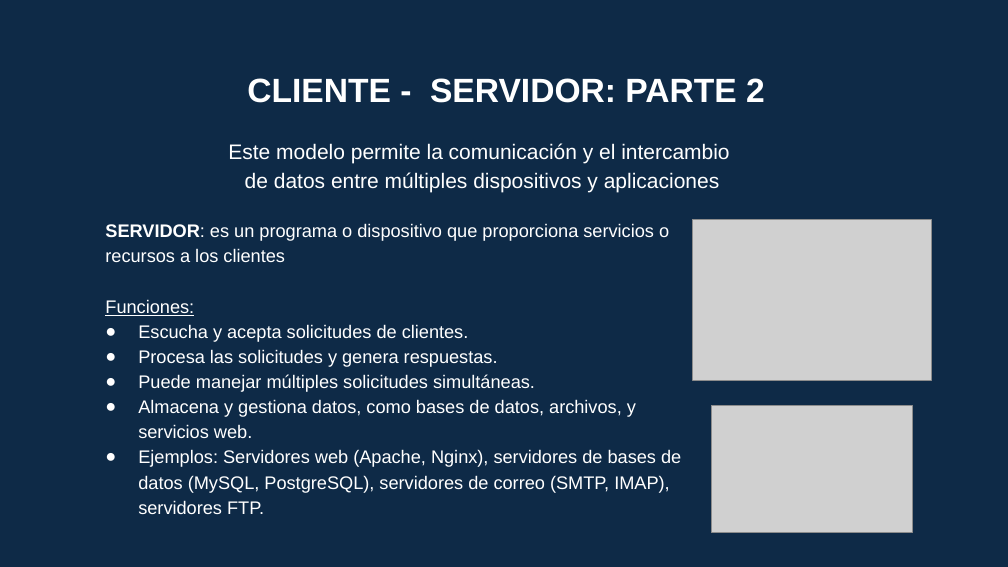
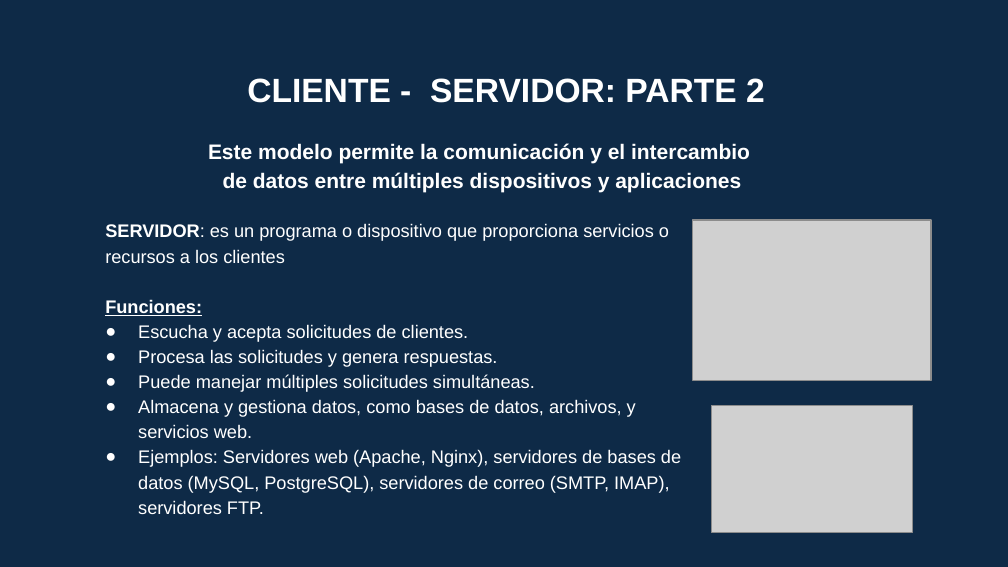
Before and after one commit to marianomorel/maestria-repo, a slide deck: slide 8 of Concurso - TIA - Regular/INFOGRAFIA - CONCURSO - MARIANO MOREL.pptx. Drawn at 1008x567 pixels with LibreOffice and Linux fonts; fonts in the diff are those of the drawing; grey boxes stand for pictures. Boxes give left, top, right and bottom in pixels: in the first picture for what was removed or moved away, otherwise in the second. Text is boxed around its words. In the diff, an @@ line names an element or a change of style, - is before the commit and + after.

```diff
--- a/Concurso - TIA - Regular/INFOGRAFIA - CONCURSO - MARIANO MOREL.pptx
+++ b/Concurso - TIA - Regular/INFOGRAFIA - CONCURSO - MARIANO MOREL.pptx
@@ text "Este modelo permite la comunicación ..." at bbox=[208, 143, 750, 193]: bold on; indent changed @@
@@ text at bbox=[105, 299, 202, 316]: bold on in "Funciones:" @@
```
Also in this commit, not shown: 37 other slides changed, 6 slides added, 7 other files.
